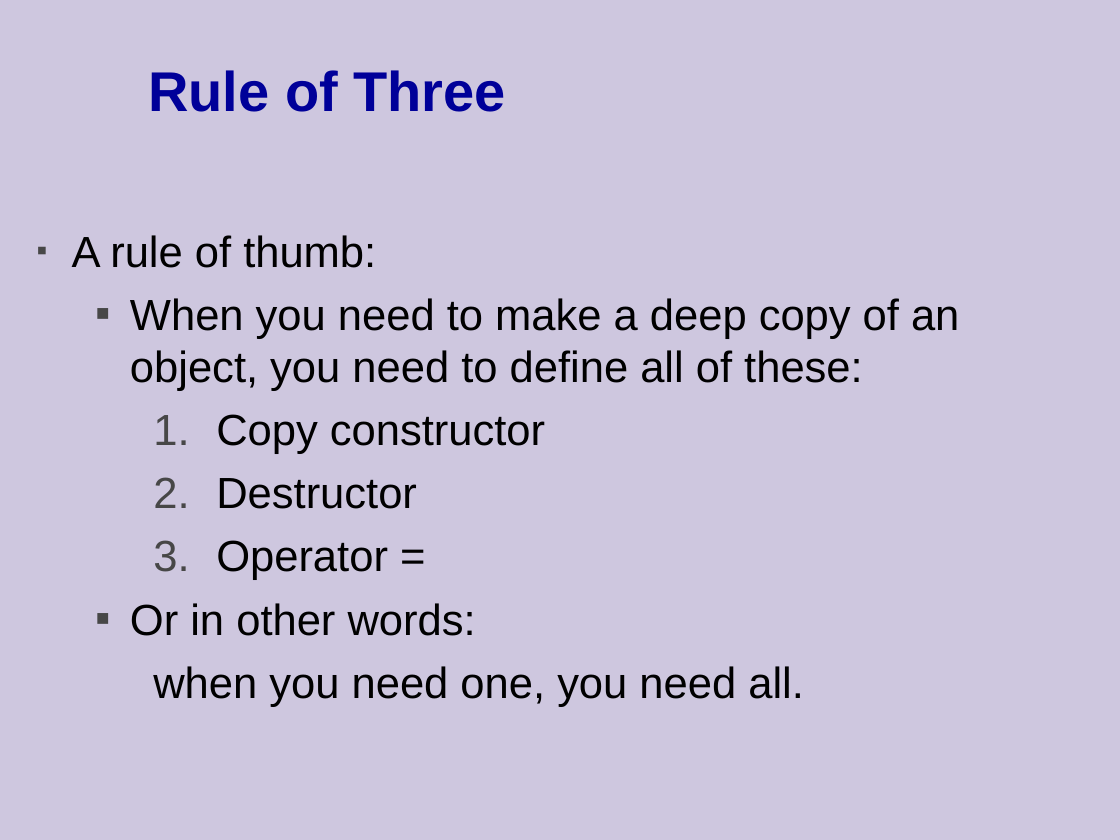
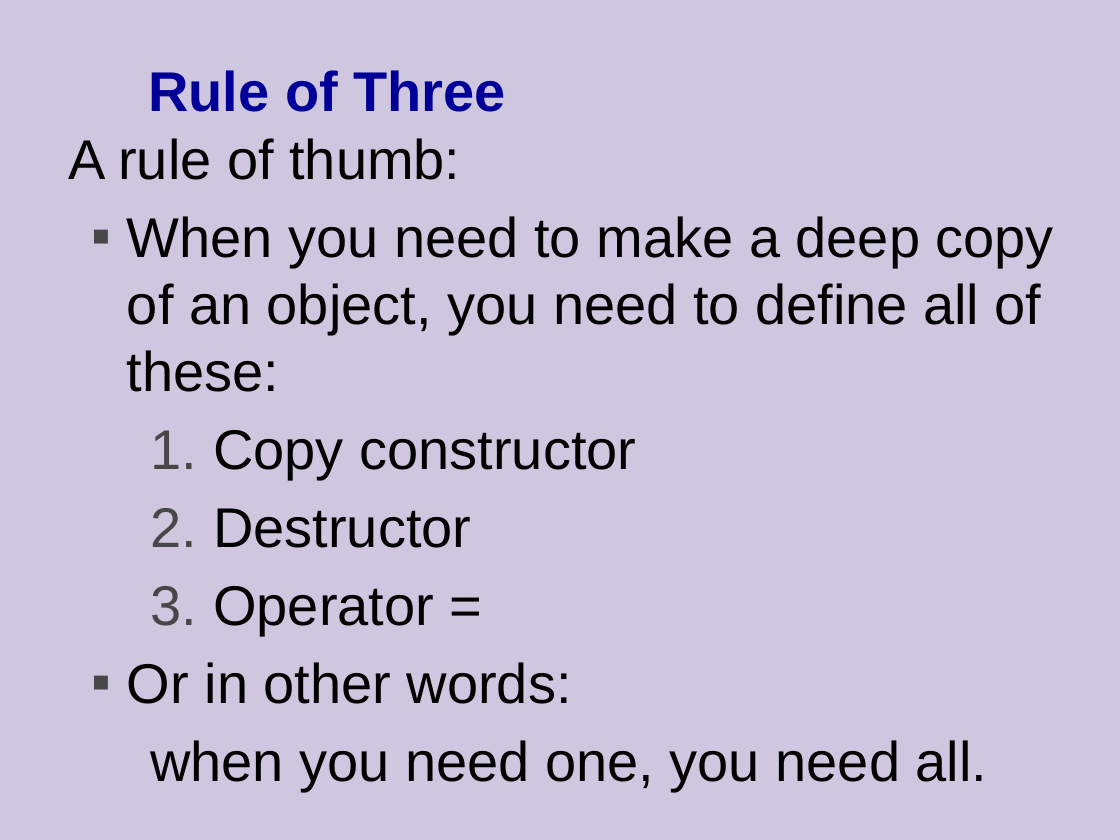
Before and after one commit to cpp-at-ariel/cpp-5779, a slide deck: slide 5 of 05-copy-convert/slides.odp. Drawn at 1120x840 pixels with LibreOffice and Linux fonts; fonts in the diff are those of the drawing. Boxes give left, top, right and bottom in pixels: in the first picture for what was removed or moved away, otherwise in the second. Text is boxed around its words. In the diff, an @@ line names an element or a change of style, - is before the commit and + after.

```diff
--- a/05-copy-convert/slides.odp
+++ b/05-copy-convert/slides.odp
@@ text "A rule of thumb:": place and size @@
-text "A rule of thumb:" at <box>72,235,959,707</box>
+text "A rule of thumb:" at <box>69,138,1054,791</box>
@@ text "A rule of thumb:" at <box>69,138,1054,791</box>: size 28 to 36 pt; bullet ▪ to none @@
```
Also in this commit, not shown: 7 other slides changed, 3 slides removed, 13 other files.
